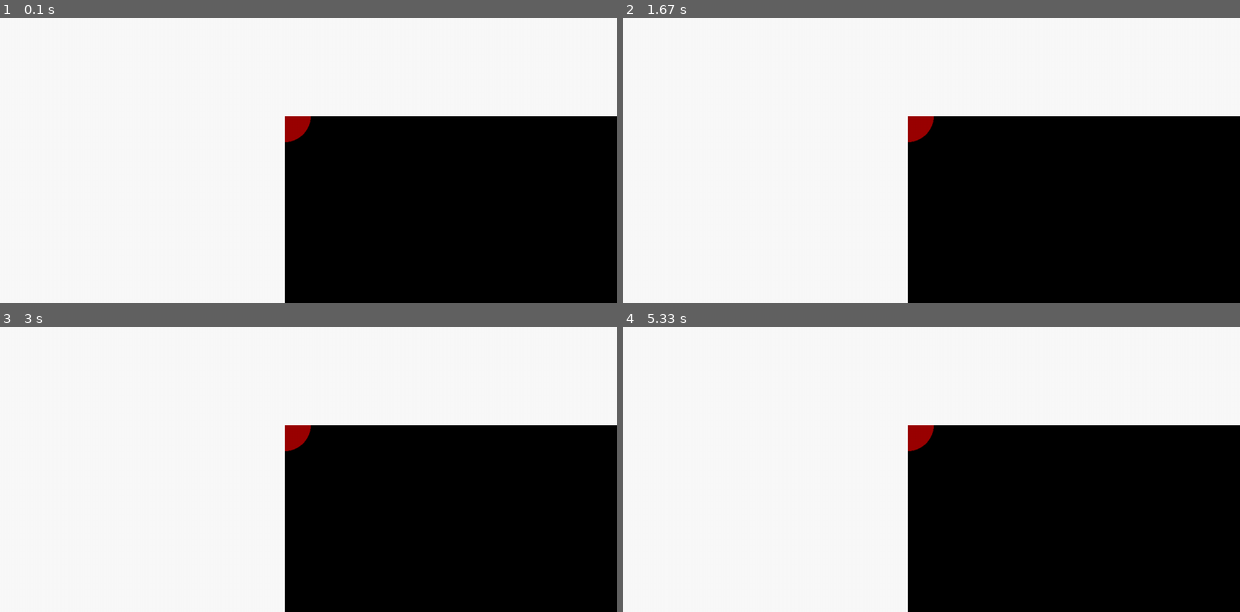
Above: before the commit, frames 1-4 (two rows, left to right).
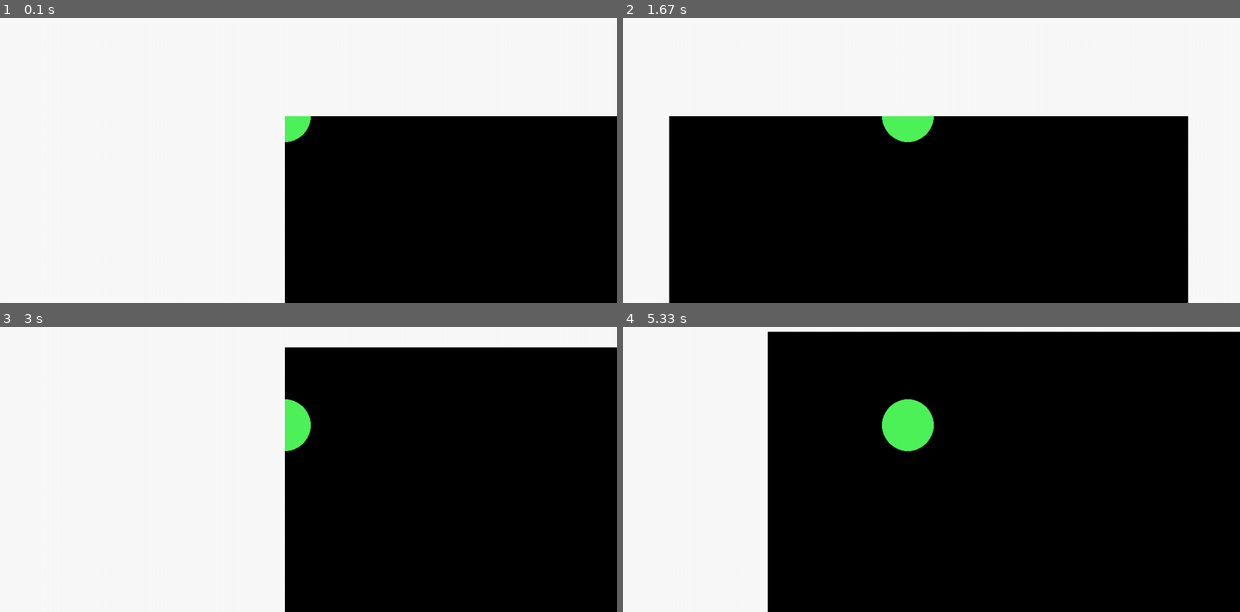
Above: after the commit, the same moments.

Repository: WarriorThirteen/compsci-project
Game: pygame game, started from resources/game.py
The game is run twice, just before and just after one commit, with the same random seed, the same clock (stepped at 60 frames per second) and the same inputs.
Inputs:
- Up to frame 1 (0.1 s): no input
- Up to frame 2 (1.67 s): hold D 0.33-0.8 s; hold D 1.17-1.63 s
- Up to frame 3 (3 s): hold A 1.67-2.2 s; hold S 2.23-2.53 s; hold A 2.57-2.97 s
- Up to frame 4 (5.33 s): hold W 3-3.37 s; hold D 3.4-4.03 s; hold S 4.07-4.43 s; hold A 4.47-4.93 s; hold D from 4.97 s (still down)

The runs differ from the first frame. In frame 1, 0.3% of the frame differs, in the area x 46-51%, y 34-44%; in frame 2, 31%; in frame 3, 15%; in frame 4, 40%, in the area x 23-100%, y 1-100%.

Commit message:
It works, client to server only

Diff:
--- a/resources/game.py
+++ b/resources/game.py
@@ -1,23 +1,67 @@
 import pygame
 import math
+import random
+
+from socket import gethostbyname, gethostname # To name myself
+
+
+# Classes
 
 
 class cell:
-    def __init__(self, world, world_xy, pos=(0, 0), colour=(0, 0, 0), starting_mass=50):
-        self.pos = [pos[0], pos[1]]
+    def __init__(self, world, world_dimensions, pos=(0, 0), colour=(0, 0, 0), starting_mass=50):
+        self.pos = list(pos)
         self.colour = colour
         self.mass = starting_mass
         self.radius = starting_mass
         self.world_surface = world
-        self.world_geometry = world_xy
+        self.world_geometry = world_dimensions
 
         self.speed = 10 # for testing - will be a function later
+
+
+    def __str__(self):
+        '''
+        Return a string from which this blob can be recreated
+        '''
+        out = {}
+
+        out["pos"] = self.pos
+        out["colour"] = self.colour
+        out["mass"] = self.mass
+
+        return str(out)
+
+
+    def config(self, new_data):
+        '''
+        Configure a blob's attributes based on a dict provided by the above
+        '''
+        new_data = new_data
+
+        self.pos = new_data["pos"]
+        self.colour = new_data["colour"]
+        self.mass = new_data["mass"]
 
 
     def display(self):
         pygame.draw.circle(self.world_surface, self.colour, self.pos, self.radius, self.radius)
 
 
+    def move(self, new_pos):
+        '''
+        Update blob's coordinates to a new location
+        Takes an array like (x,y) of coords
+        '''
+        self.pos = list(new_pos)
+
+
+    def update_mass(self, mass):
+        '''
+        Update our mass and adjust speed as necessary
+        '''
+        self.mass = mass
+        # TODO adjust speed
 
 
 
@@ -73,7 +117,6 @@
         self.wall_detect()
 
 
-
     def key_move(self):
 
         ##  Move with keyboard
@@ -119,8 +162,6 @@
             self.camera_pos[1] = - self.world_geometry[1] + self.display_geometry[1] // 2
 
 
-
-
     def translate(self, new_pos):
         '''
         simple quick translation for testing
@@ -131,81 +172,231 @@
         self.camera_pos[1] -= new_pos[1]
 
 
-def Main():
-
-    ##  Key Variables
-    pygame.init()
-
-    DISPLAY_WIDTH = 1280
-    DISPLAY_HEIGHT = 720
-    DISPLAY_GEOMETRY = (DISPLAY_WIDTH, DISPLAY_HEIGHT)
-    UPS = 60    # updates per second
-
-    WORLD_WIDTH = 1000
-    WORLD_HEIGHT = 1000
-    WORLD_GEOMETRY = (WORLD_WIDTH, WORLD_HEIGHT)
-
-
-    ##  Mouse Mode toggle will be in menu or something later
-    mouse_mode = True
-
-
-
-    ##  configure display and pygame settings
-    game_display = pygame.display.set_mode(DISPLAY_GEOMETRY)
-    game_display.fill((250, 250, 250))
-
-    pygame.display.set_caption("Jario")
-
-
-    clock = pygame.time.Clock()
-
-
-    ##  Creating things!
-
-
-    # Create world
-
-    game_map = pygame.Surface(WORLD_GEOMETRY)
-
-
-    # Create PLayer
-    player_colour = (155, 0, 0)
-    player_centre = (0, 0) #(- WORLD_WIDTH // 2, - WORLD_HEIGHT // 2)
-
-    player = player_cell(DISPLAY_GEOMETRY, game_map, WORLD_GEOMETRY, player_centre, player_colour)
-
-    if mouse_mode:
-        player.set_mouse_mode()
-
-    # player.translate((1000, 100))
-
-    alive = True
-
-    while alive:
-        # remove previous instances of everything
+class game:
+
+    def __init__(self):
+
+        # Variables
+
+        DISPLAY_WIDTH = 1280
+        DISPLAY_HEIGHT = 720
+        self.DISPLAY_GEOMETRY = (DISPLAY_WIDTH, DISPLAY_HEIGHT)
+        self.UPS = 50    # updates per second
+
+        self.MY_ID = str(gethostbyname(gethostname()))
+
+
+
+        self.parameters = {
+            "world_width"   : 1000,
+            "world_height"  : 1000,
+            "mouse_mode"    : False,
+            "player_colour" : "#4ef35a",
+            "player_name"   : "Jad",
+            "random_seed"   : random.randint(0, 10000),
+            "rnd_count"     : 0
+        }
+
+        WORLD_WIDTH = self.parameters["world_width"]
+        WORLD_HEIGHT = self.parameters["world_height"]
+        self.WORLD_GEOMETRY = (WORLD_WIDTH, WORLD_HEIGHT)
+
+
+        # Create world
+
+        self.game_map = pygame.Surface(self.WORLD_GEOMETRY)
+
+
+
+        self.blobs = {}
+
+        print("[GAME]:Created game instance")
+
+
+    def configure_game(self, config_pack):
+        '''
+        Configure the game's setup to match a multiplayer server / customise the game
+        config_pack is blobs -> dot_list -> parameters
+
+        blobs come in a string of a dictionary
+        dots come as list
+        parameters come as a dictionary
+        '''
+        new_blobs, dot_list, new_parameters = config_pack
+
+        # Create new blobs:
+        # new blobs is like "ip_address:{keys:info}," repeated arbitrarily
+
+        while len(new_blobs) >= 3: # there wont be more than 3 commas or spaces at the end
+            name, new_blobs = new_blobs[:new_blobs.index(":")], new_blobs[new_blobs.index(":")+1:]
+            info, new_blobs = new_blobs[:new_blobs.index("}")+1], new_blobs[new_blobs.index("}")+1:]
+
+            self.blobs[name] = cell(self.game_map, self.WORLD_GEOMETRY)
+            self.blobs[name].config(eval(info)) # sometimes eval gives dodgy results but data is consistent enough here
+
+
+        # Add dots
+        # TODO spawn dots
+        dot_list = dot_list
+
+
+        # Merge sets of parameters
+        self.parameters = self.parameters | eval(new_parameters)
+
+        print("[GAME]:Game Configured")
+
+
+    def create_blob(self, controller, controller_type="networked"):
+        '''
+        Create a blob of a given type and designate its controller
+        '''
+        self.blobs[controller] = cell(self.game_map, self.WORLD_GEOMETRY)
+        print(f"[GAME]:Created Blob ID:{controller}")
+
+
+    def info_for_new(self):
+        '''
+        Return array of info to send to a new player
+        I.E. Parameters dictionary and blobs and stuff
+        blobs -> dot_list -> parameters
+
+        blobs come in a dictionary of name: blob string
+        dots come as list
+        parameters come as a dictionary
+        '''
+
+        # first part is dictionary of blobs and strings to recreate them
+        blobs_out = "" #"{"
+        for i in self.blobs:
+            blobs_out += f"{i}:{str(self.blobs[i])},"
+        # blobs_out += "}"
+
+
+        # now append the dot_list
+        # TODO
+        dots_out = "wee"
+
+
+        # now add parameters
+        params_out = str(self.parameters)
+
+        out = [blobs_out, dots_out, params_out]
+
+        print(f"[GAME]:Generated new intro packet")
+
+        return out
+
+
+    def data_to_send(self):
+        '''
+        Generate data to send to the server when we update something
+        Data is new mass of player blob, and location
+        '''
+        out = f"{self.MY_ID},{self.blobs[self.MY_ID].mass},"    # our name, our mass
+        out += f"{self.blobs[self.MY_ID].pos[0]},{self.blobs[self.MY_ID].pos[1]}" # our x, our y
+
+        return out
+
+
+    def process_player_move(self, data):
+        '''
+        Process an update for movement of a player blob
+        I.E. receiving end of data sent via above method
+        '''
+        # Transform data
+        blob, mass, pos_x, pos_y = data.split(",")
+        pos = (int(pos_x), int(pos_y))
+        mass = int(mass)
+
+        # Use data to relocate blob
+        self.blobs[blob].update_mass(mass)
+        self.blobs[blob].move(pos)
+
+
+    def run(self):
+        '''
+        Run the game
+        '''
+        ##  Key Variables
+        pygame.init()
+
+        print("[GAME]:Game Run?")
+
+
+        WORLD_WIDTH = self.parameters["world_width"]
+        WORLD_HEIGHT = self.parameters["world_height"]
+        self.WORLD_GEOMETRY = (WORLD_WIDTH, WORLD_HEIGHT)
+
+
+
+        ##  configure display and pygame settings
+        game_display = pygame.display.set_mode(self.DISPLAY_GEOMETRY)
         game_display.fill((250, 250, 250))
-        game_map.fill((0, 0, 0))
-
-        for event in pygame.event.get():
-            if event.type == pygame.QUIT:
-                alive = False
-
-
-            print(event)
-
-
-        # Move things
-        player.move()
-
-        # display things
-        player.display()
-
-        # Update screen
-        game_display.blit(game_map, player.camera_pos) # transfer game view to display
-        pygame.display.update()
-
-        clock.tick(UPS)
+
+        pygame.display.set_caption("Jario")
+
+
+        clock = pygame.time.Clock()
+
+
+        ##  Creating things!
+
+
+        # Create world
+
+        self.game_map = pygame.Surface(self.WORLD_GEOMETRY)
+
+
+        # Create PLayer
+        player_colour = self.parameters["player_colour"]
+        player_centre = (0, 0) #(- WORLD_WIDTH // 2, - WORLD_HEIGHT // 2)
+
+
+        player = player_cell(self.DISPLAY_GEOMETRY, self.game_map, self.WORLD_GEOMETRY, player_centre, player_colour)
+
+        ##  Mouse Mode toggle will be in menu or something later
+        mouse_mode = self.parameters["mouse_mode"]
+
+        if mouse_mode:
+            player.set_mouse_mode()
+
+        # player.translate((1000, 100))
+
+        self.blobs[self.MY_ID] = player
+        print(f"[GAME]:Player {self.MY_ID} Created")
+        print(f"[GAME]:BLOBS LIST:{self.blobs}")
+
+
+        alive = True
+
+        while alive:
+            # remove previous instances of everything
+            game_display.fill((250, 250, 250))
+            self.game_map.fill((0, 0, 0))
+
+            for event in pygame.event.get():
+                if event.type == pygame.QUIT:
+                    alive = False
+
+
+                # print(f"[GAME]:{event}")
+
+
+            # Move things
+            player.move()
+
+            # display things
+            for i in self.blobs:
+                self.blobs[i].display()
+
+            # Update screen
+            game_display.blit(self.game_map, player.camera_pos) # transfer game view to display
+            pygame.display.update()
+
+            clock.tick(self.UPS)
 
 if __name__ == "__main__":
-    Main()
+
+    print("[GAME]:MAIN")
+
+    game().run()
--- a/resources/menu.py
+++ b/resources/menu.py
@@ -432,7 +432,7 @@
         '''
         self.player_colour = tkcc.askcolor()[1]
         self.colour_input.configure(bg=self.player_colour)
-        # print(colour)
+        print(self.player_colour)
 
 
 
--- a/resources/multiplayer.py
+++ b/resources/multiplayer.py
@@ -1,6 +1,7 @@
 ##  IMPORTS
 
-#  import game
+import game as gm
+
 class test_game:
     '''
     Test class to simulate running of the game and gathering it's data from a thread
@@ -10,6 +11,7 @@
         self.randomness_seed = 1234
         self.dot_loc_list = [(1,1), (2,1)]
         self.blobs = {}
+        self.UPS = 20
 
 
     def run(self):
@@ -28,7 +30,7 @@
         pass
 
 
-    def create_blob(self, controller, identity):
+    def create_blob(self, identity, controller):
         self.blobs[identity] = "blob"
 
 
@@ -46,16 +48,23 @@
         return "Yes"
 
 
+    def process_player_move(self, data):
+        '''
+        Process an update for movement of a player blob
+        '''
+        pass
+
+
     def disconnect_blob(self, identity):
         '''
-        disconnect a networked blob controller and delete their blob
+        Disconnect a networked blob controller and delete their blob
         '''
         del self.blobs[identity]
 
 
 
 
-game = test_game()
+game = gm.game()
 
 import socket
 import threading
@@ -69,6 +78,7 @@
 
 # seperator token to divide parts of message and buffer is how large each message is.
 SEPERATOR = "<seperator>"
+EOM_TOKEN = "<end>"
 BUFFER_SIZE = 4096
 
 
@@ -103,23 +113,21 @@
     Generate and return a packet for new players.
     This packet should contain the randomness seed, current random_count, connected player addresses, and the dot location list.
     '''
-
     packet = SEPERATOR.join(game.info_for_new())
 
     return packet
 
 
 
-
-# First thread: run game
-
-def game_box():
-    game.run()
-
-
-# Second thread: listen for new people
-
-def listen_for_clients(listening):
+# Thread to run game
+
+# def game_box():
+#     game.run()  ## PYGAME IS NOT THREAD SAFE
+
+
+# Listen for new people
+
+def listen_for_clients():
     '''
     Listen on the socket.
     When a new client attempts to connect, record their details and set up a listener thread for them
@@ -131,7 +139,7 @@
 
     s_listener.listen(5)
 
-    while listening.isSet():
+    while True:
         # Accept incoming connections
         new_socket, address = s_listener.accept()
 
@@ -140,7 +148,7 @@
         connected_addresses.add(address)
 
         # Start listening to client for new info
-        new_thread = threading.Thread(target=client_connector, args=(address, new_socket,))
+        new_thread = threading.Thread(target=client_connector, args=(address[0], new_socket,))
         new_thread.daemon = True
         new_thread.start()
 
@@ -150,7 +158,7 @@
     s_listener.close()
 
 
-# Third thread: Listen to the connected clients:
+# Listen to the connected clients:
 
 def client_connector(client_address, client_socket):
     '''
@@ -164,36 +172,42 @@
     # Step one send new client game data:
     client_socket.send(gen_intro_packet().encode())
 
+
     # Generate this player a blob:
-    game.create_blob("networked", client_address)
+    game.create_blob(client_address, "networked")
 
     # Tell clients a new player has joined:
     msg = SEPERATOR.join((new_connection_message, client_address))
     for client in connected_client_sockets:
-        client.send(msg.encode())
+        if client != client_socket:
+            client.send(msg.encode())
 
 
     # Now we do a loop of receiving and resending:
     while True:
         # Listen for message
-        msg = client_socket.recv(BUFFER_SIZE).decode()
-
-        # Player is leaving the game
-        if msg == disconnecting_message:
-            game.disconnect_blob(client_address)
-
-            # tell other players this player has left:
-            msg = disconnecting_message + SEPERATOR + client_address
+        msg_list = client_socket.recv(BUFFER_SIZE).decode().split(EOM_TOKEN)
+
+        # When we receive a message, send back our data:
+        client_socket.send()
+
+        for msg in msg_list:
+
+            # Player is leaving the game
+            if msg == disconnecting_message:
+                game.disconnect_blob(client_address)
+
+                # tell other players this player has left:
+                msg = disconnecting_message + SEPERATOR + client_address
+
+            # Process message for our game
+            process_game_info(msg.removesuffix(EOM_TOKEN))
+
+            # Resend message to our other clients:
             for client in connected_client_sockets:
-                client.send(msg.encode())
-
-
-        # Resend message to our other clients:
-        for client in connected_client_sockets:
-            client.send(msg.encode())
-
-        # Process message for our game
-        process_game_info(msg)
+                if client != client_socket:          # don't send message back to sender
+                    client.send(msg.encode())
+
 
 
 def connect_to_server(server_address):
@@ -221,20 +235,39 @@
     and take appropriate action
     '''
     while True:
-        msg = s.recv(BUFFER_SIZE).decode().split(SEPERATOR)
-
-        if msg[0] == new_connection_message:
-            # A new player has connected
-            # so make them a blob in our game
-            game.create_blob("networked", msg[1])
-
-        elif msg[0] == disconnecting_message:
-            # A player has disconnected
-            game.disconnect_blob(msg[1])
-
-        else:
-            # Message is game info
-            process_game_info(msg)
+        msg_list = s.recv(BUFFER_SIZE).decode().split(EOM_TOKEN)    # Prevent multiple messages conjoining in a buffer
+
+        for msg in msg_list:
+            msg = msg.split(SEPERATOR)
+            if msg[0] == new_connection_message:
+                # A new player has connected
+                # so make them a blob in our game
+                game.create_blob(msg[1], "networked")
+
+            elif msg[0] == disconnecting_message:
+                # A player has disconnected
+                game.disconnect_blob(msg[1])
+
+            else:
+                # Message is game info
+                process_game_info(msg[0].removesuffix(EOM_TOKEN))
+
+
+
+def broadcast_to_server(s):
+    '''
+    Every few milliseconds, send our data to the server.
+    This happens here as pygame is not thread safe
+    '''
+    time.sleep(1) # So we don't start sending data before game starts
+
+    while True:
+        msg = game.data_to_send() + EOM_TOKEN
+        if msg == "End":         # TODO end game without crash
+            break
+        s.send(msg.encode())
+        time.sleep(1 / game.UPS)
+
 
 
 # Use info we receive about game actions
@@ -242,7 +275,9 @@
     '''
     Process received game data into gameplay
     '''
-    pass
+    if message:
+        game.process_player_move(message)
+
 
 
 
@@ -253,9 +288,13 @@
     '''
     Connect to and play with people on a server
     '''
+    print("[MULTIPLAYER]:JOINING")
 
     # Generate socket connected to server and configure game
     s = connect_to_server(server_address)
+
+
+
 
     # Setup thread to continuously listen to server for updates
     server_listener = threading.Thread(target=listen_to_server, args=(s,))
@@ -264,11 +303,21 @@
 
 
     # every time tick send our data to the server
-    while True:
-        msg = game.data_to_send()
-        if msg == "End":
-            break
-        s.send(msg.encode())
+    # this went to broadcast func as pygame needs to be run here
+    server_sender = threading.Thread(target=broadcast_to_server, args=(s,))
+    server_sender.daemon = True
+    server_sender.start()
+
+    # game_started = threading.Event()
+    # game_started.clear()
+
+
+
+
+    # Now run the configured game
+    game.run()
+
+
 
     # Game Over :(
     s.close()
@@ -280,27 +329,30 @@
     '''
     Host a server for others to join
     '''
-    # Run our game
-    game_thread = threading.Thread(target=game_box)
-    game_thread.daemon = True
-    game_thread.start()
-
-    # Now start Listening
-    listening = threading.Event()
-    listening.set()
-
-    listener_thread = threading.Thread(target=listen_for_clients, args=(listening,))
+    print("[MULTIPLAYER]:HOSTING")
+
+
+    # # Start Listening
+    # listening = threading.Event()
+    # listening.set()
+
+
+    listener_thread = threading.Thread(target=listen_for_clients)
     listener_thread.daemon = True
     listener_thread.start()
-
-    # Simple stop hosting system
-    input()
-    listening.clear()
+    print("[MULTIPLAYER]:Started Listening")
+
+
+    # Run our game
+    game.run()
+
+    # # Simple stop hosting system
+    # input()
+    # listening.clear()
 
 
 
 if __name__ == "__main__":
 
-    game_thread = threading.Thread(target=game_box)
-    game_thread.daemon = True
-    game_thread.start()
+    # host()
+    # join("192.168.0.70")
